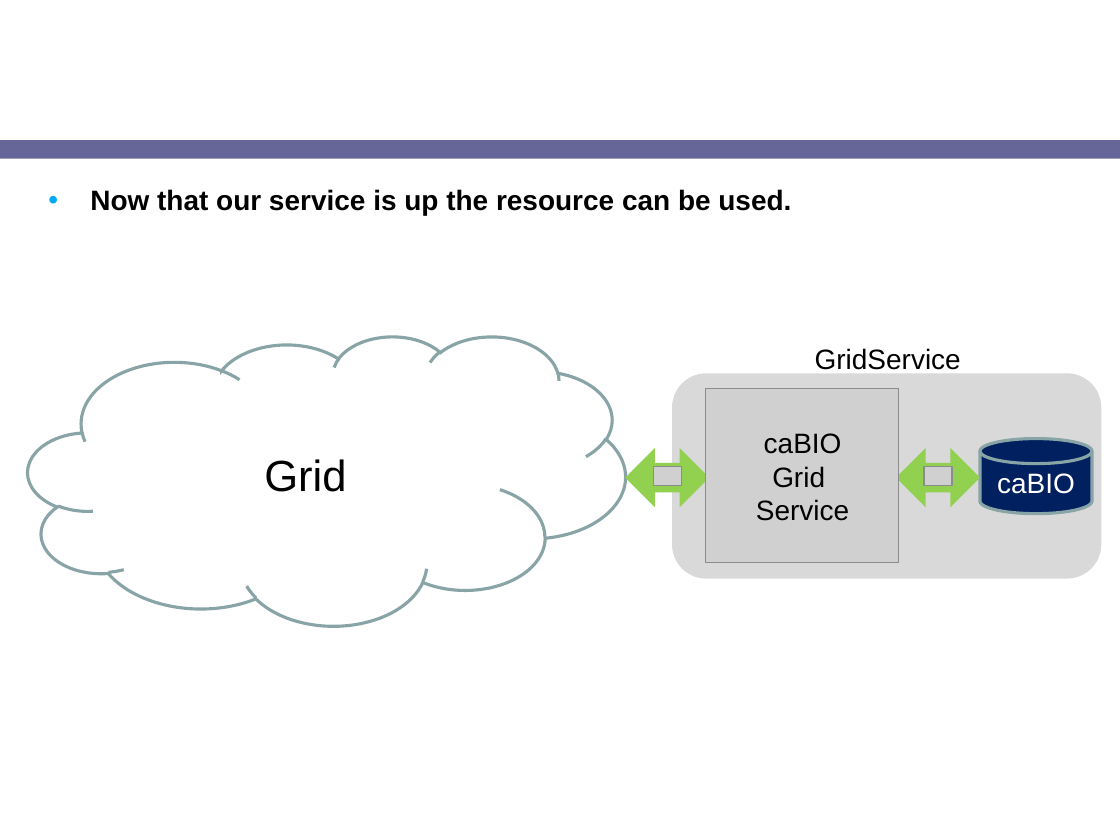
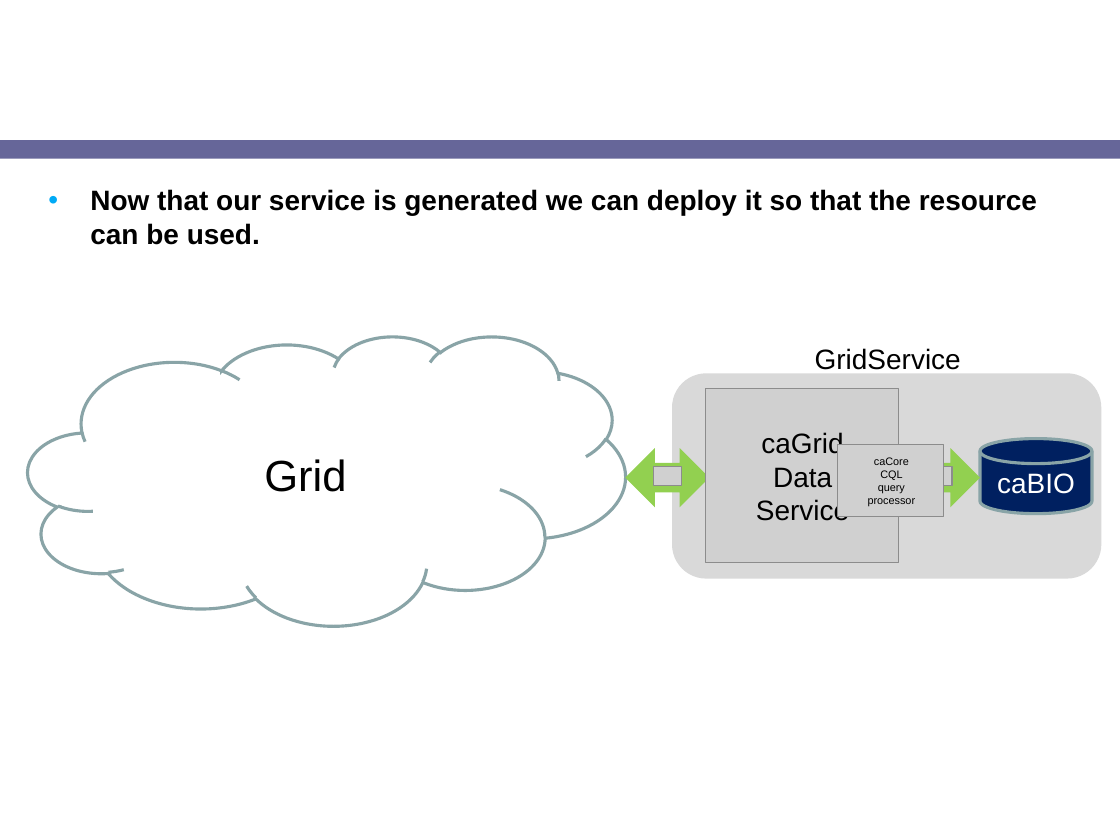
Before and after one commit to NCIP/cagrid-docs, a slide deck: slide 21 of presentations/introduce/Introduce-1.1-caGrid-BIRN-workshop.ppt (slide 19 before the commit). Drawn at 1120x840 pixels with LibreOffice and Linux fonts; fonts in the diff are those of the drawing; grey boxes stand for pictures; background and template pictures are left out. Boxes give left, top, right and bottom in pixels: in the first picture for what was removed or moved away, otherwise in the second. Text is boxed around its words. In the diff, an @@ line names an element or a change of style, - is before the commit and + after.

```diff
--- a/presentations/introduce/Introduce-1.1-caGrid-BIRN-workshop.ppt
+++ b/presentations/introduce/Introduce-1.1-caGrid-BIRN-workshop.ppt
@@ text at (x1=90, y1=189, x2=1037, y2=245): text changed @@
-• Now that our service is up the resource can be used.
+• Now that our service is generated we can deploy it so that the resource can be used.
@@ text at (x1=756, y1=432, x2=849, y2=521): text changed @@
-caBIO
-Grid
-Service
+caGrid
+Data
+Service
@@ picture added at (x1=838, y1=445, x2=944, y2=517) @@
@@ text added at (x1=868, y1=457, x2=916, y2=507), 7 pt, text #000000 @@
+caCore CQL query
+processor
```
Also in this commit, not shown: 8 other slides changed, 2 slides added.
